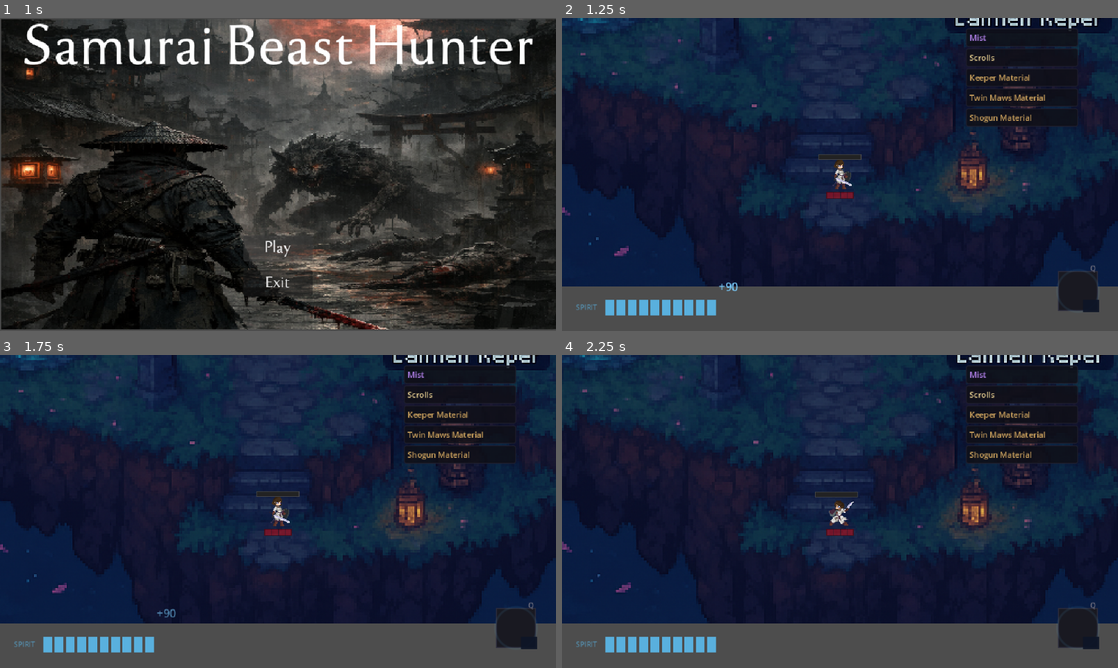
Above: before the commit, frames 1-4 (two rows, left to right).
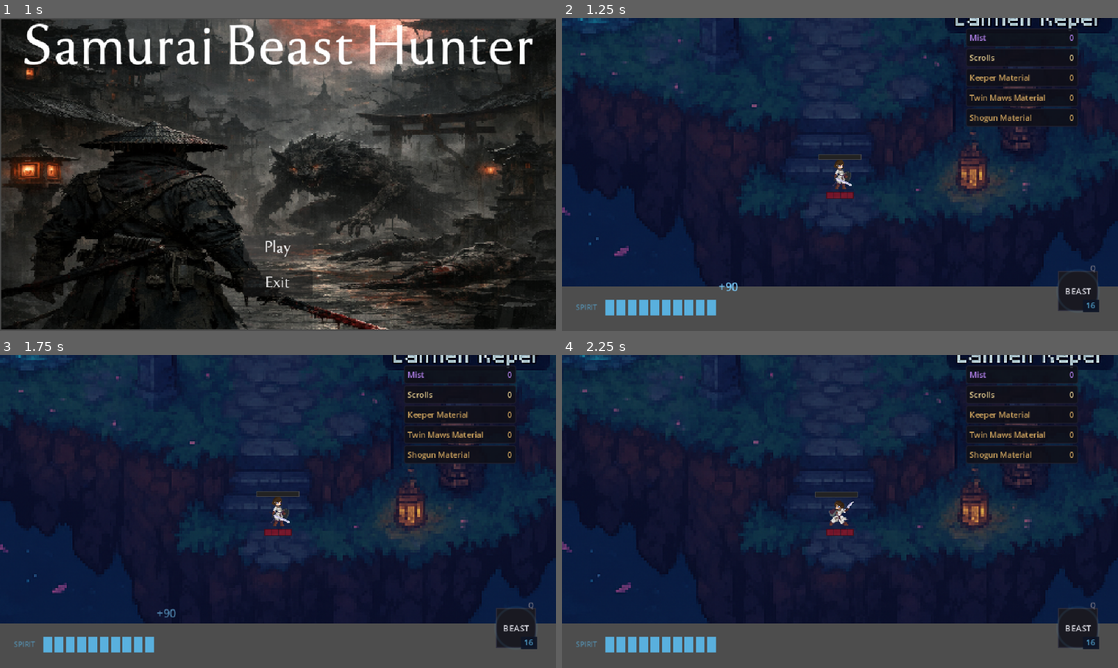
Above: after the commit, the same moments.

Repository: seancl8611/oathbound
Game: Godot game, scene res://TitleScreen/menu.tscn
Two runs of this game, one before a commit and one after it. Both use one fixed random seed, a clock stepped at 60 frames per second and the inputs below. Sound files missing from this copy of the repository are replaced by a short silence.
Inputs (mouse positions are in pixels of both pictures, inside the frame that each line leads up to):
- Up to frame 1 (1 s): click "Play" at 0.5 s
- Up to frame 2 (1.25 s): no input
- Up to frame 3 (1.75 s): tap Enter (ui_accept) at 1.25, 1.52 s; move the mouse to (400, 495) at 1.27 s; press the mouse at (400, 495) at 1.28 s; hold D (right) from 1.28 s (still down)
- Up to frame 4 (2.25 s): move the mouse to (728, 527) at 2.02 s; release D (right) at 2.03 s; release the mouse at (728, 527) at 2.03 s; hold S (down) from 2.03 s (still down); tap Space (dash) at 2.1 s; click (728, 527) at 2.17 s

Frame 1 is identical in both runs. In frame 2, 0.1% of the frame differs, in the area x 90-96%, y 5-93%; in frame 3, 0.1%; in frame 4, 0.1%.
Error before the commit: Parse Error: Identifier "SaveSlots" not declared in the current scope. (res://Utility/MetaProgress.gd:52)

Commit message:
feat: register release save and settings authorities

Diff:
--- a/game/oathbound/project.godot
+++ b/game/oathbound/project.godot
@@ -18,6 +18,8 @@
 [autoload]
 
 Global="*res://World/Global.gd"
+SaveSlots="*res://Core/Release/OathboundSaveSlotManager.gd"
+SettingsManager="*res://Core/Release/OathboundSettingsManager.gd"
 BloodStackManager="*res://World/BloodStackManager.gd"
 DamageNumberManager="*res://Utility/DamageNumberManager.gd"
 AttackDir="*res://Core/Prosthetics/OathboundAttackDirector.gd"
@@ -27,7 +29,7 @@
 AreaDB="*res://Utility/AreaDB.gd"
 EncounterDB="*res://Utility/EncounterDB.gd"
 RouteGenerator="*res://Utility/RouteGenerator.gd"
-RelicRuntime="*res://Core/Relics/OathboundRelicRuntime.gd"
+RelicRuntime="*res://Core/Release/OathboundSlotRelicRuntime.gd"
 CorruptionRuntime="*res://Core/Corruption/OathboundCorruptionRuntime.gd"
 GameFlow="*res://autoload/OathboundRegionGameFlow.gd"
 AspectRuntime="*res://Core/Aspects/FirstAttemptAspectRuntime.gd"
@@ -88,7 +90,7 @@
 }
 click={
 "deadzone": 0.5,
-"events": [Object(InputEventMouseButton,"resource_local_to_s …(102 unchanged characters)… rl_pressed":false,"meta_pressed":false,"button_mask":0,"position":Vector2(0, 0),"global_position":Vector2(0, 0),"factor":1.0,"button_index":1,"pressed":false,"double_click":false,"script":null)
+"events": [Object(InputEventMouseButton,"resource_local_to_s …(102 unchanged characters)… rl_pressed":false,"meta_pressed":false,"pressed":false,"keycode":0,"physical_keycode":0,"key_label":0,"unicode":0,"echo":false,"script":null)
 ]
 }
 attack={
